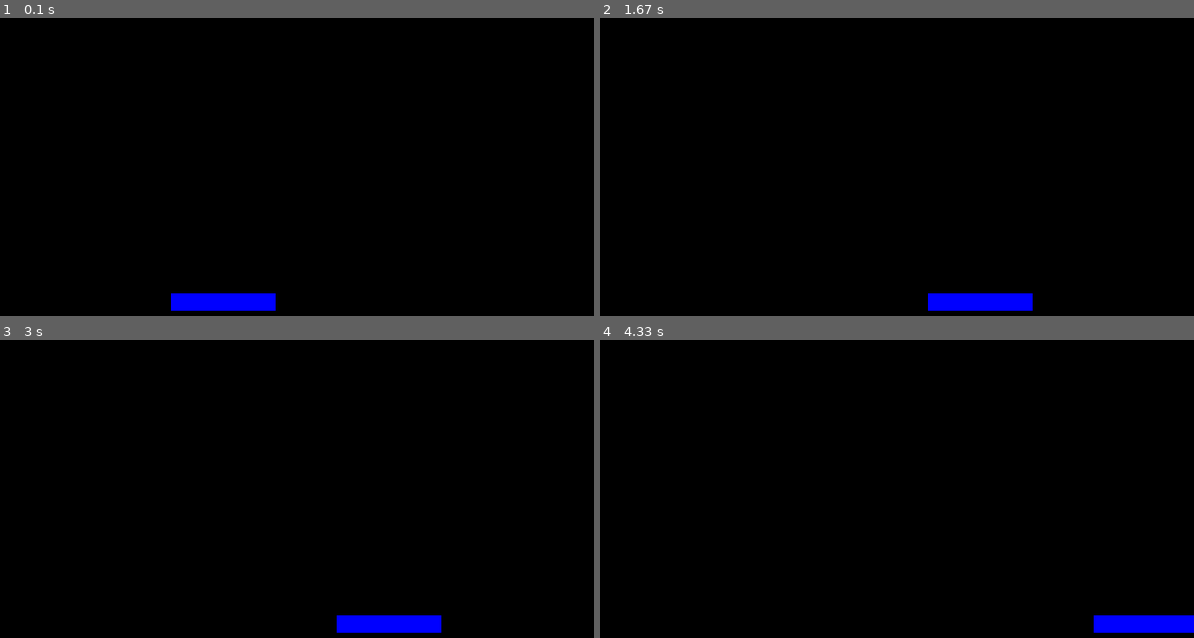
Above: before the commit, frames 1-4 (two rows, left to right).
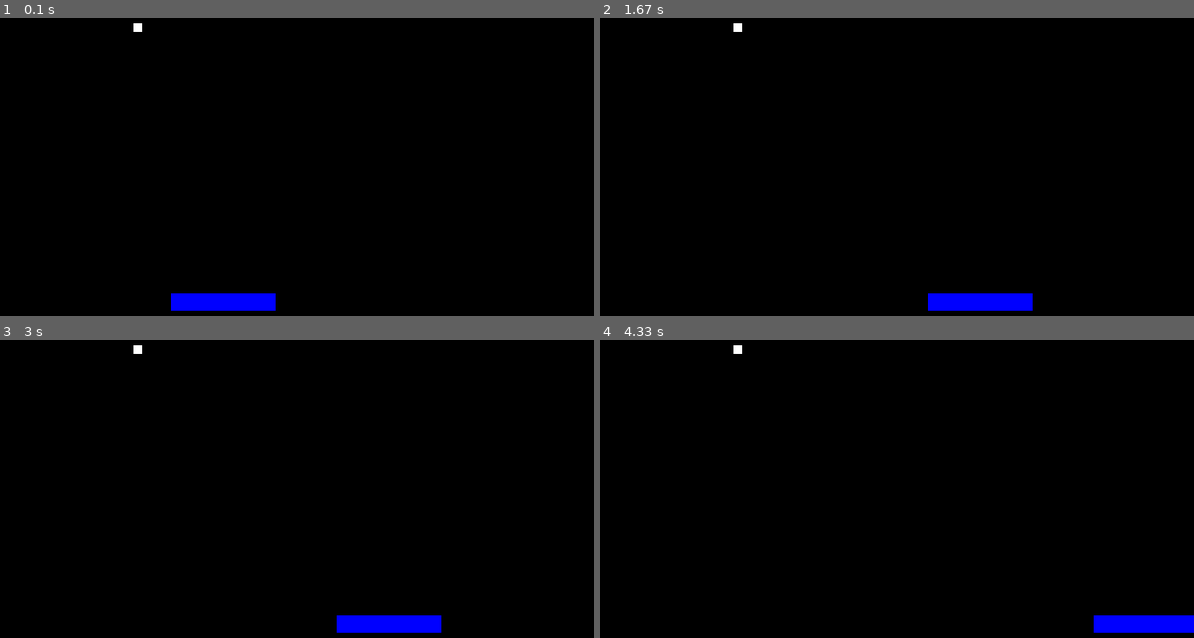
Above: after the commit, the same moments.

Repository: devthiagoramon/breakout_pygame
Game: pygame game, started from main.py
The game is run twice, just before and just after one commit, with the same random seed, the same clock (stepped at 60 frames per second) and the same inputs.
Inputs:
- Up to frame 1 (0.1 s): no input
- Up to frame 2 (1.67 s): hold Right 0.33-0.8 s; hold Right 0.83-1.3 s; hold Left from 1.33 s (still down)
- Up to frame 3 (3 s): release Left at 1.87 s; hold Left 1.9-2.3 s; hold Right 2.33-2.97 s
- Up to frame 4 (4.33 s): hold Left 3-3.47 s; hold Right 3.5-3.97 s; hold Right from 4 s (still down)

The runs differ from the first frame. In frame 1, less than 0.1% of the frame differs, in the area x 22-24%, y 1-5%; in frame 2, less than 0.1%; in frame 3, less than 0.1%; in frame 4, less than 0.1%.

Commit message:
drew the ball

Diff:
--- a/main.py
+++ b/main.py
@@ -1,10 +1,18 @@
 import pygame
 import mechanics as mec
 import constants as consts
+from random import randrange as rand
 
+#paddle
 paddle = pygame.Rect(consts.WINDOW_WIDTH // 2 - consts.PADDLE_WIDTH // 2,
                      consts.WINDOW_HEIGHT - consts.PADDLE_HEIGHT - 20, consts.PADDLE_WIDTH,
                      consts.PADDLE_HEIGHT)
+#ball
+ball_size = 10
+ball = pygame.Rect(rand(ball_size, consts.WINDOW_WIDTH - ball_size),consts.WINDOW_HEIGHT//2,ball_size,ball_size)
+ball_dx = -1
+ball_dy = -1
+
 
 pygame.init()
 screen = pygame.display.set_mode((consts.WINDOW_WIDTH, consts.WINDOW_HEIGHT))
@@ -17,7 +25,8 @@
     screen.fill(consts.BLACK)
 
     # draw
-    pygame.draw.rect(screen, pygame.Color('blue'), paddle)
+    pygame.draw.rect(screen, consts.BLUE, paddle)
+    pygame.draw.rect(screen, consts.WHITE, ball)
 
     # controls
 
